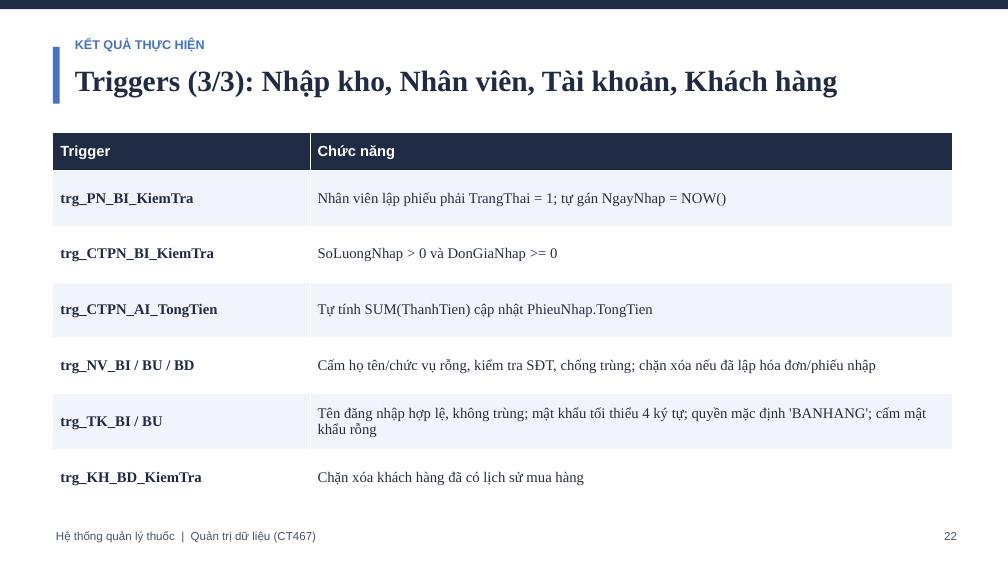
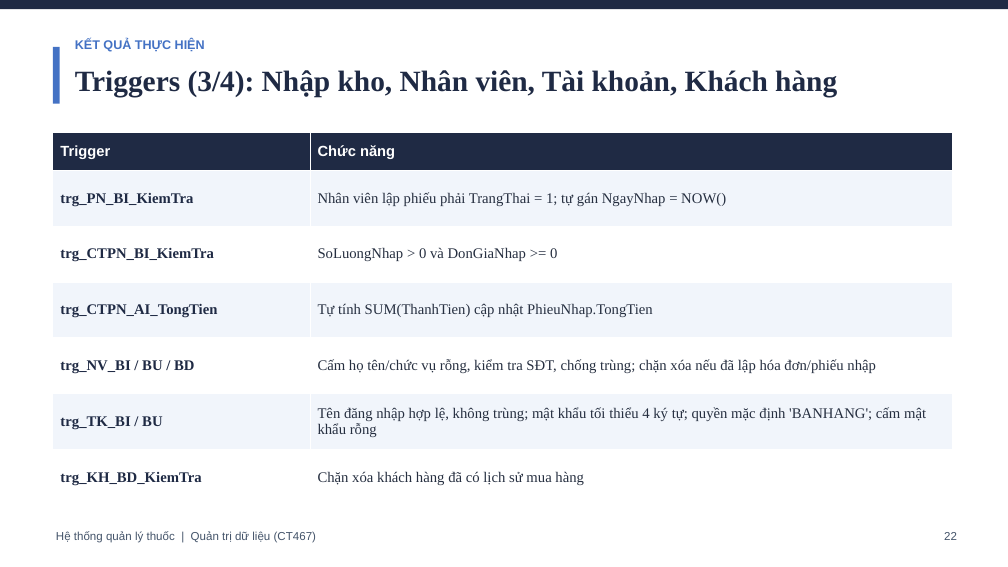
Before and after one commit to thinhtran0823-cyber/QTDL_quanlynhathuoc, a slide deck: slide 23 of BaoCao_HeThongThuoc (1).pptx. Drawn at 1008x567 pixels with LibreOffice and Linux fonts; fonts in the diff are those of the drawing. Boxes give left, top, right and bottom in pixels: in the first picture for what was removed or moved away, otherwise in the second. Text is boxed around its words. In the diff, an @@ line names an element or a change of style, - is before the commit and + after.

```diff
--- a/BaoCao_HeThongThuoc (1).pptx
+++ b/BaoCao_HeThongThuoc (1).pptx
@@ text at [75,70,837,97]: text changed @@
-Triggers (3/3): Nhập kho, Nhân viên, Tài khoản, Khách hàng
+Triggers (3/4): Nhập kho, Nhân viên, Tài khoản, Khách hàng
```
Also in this commit, not shown: 13 other slides changed, 9 slides added, 7 other files.
